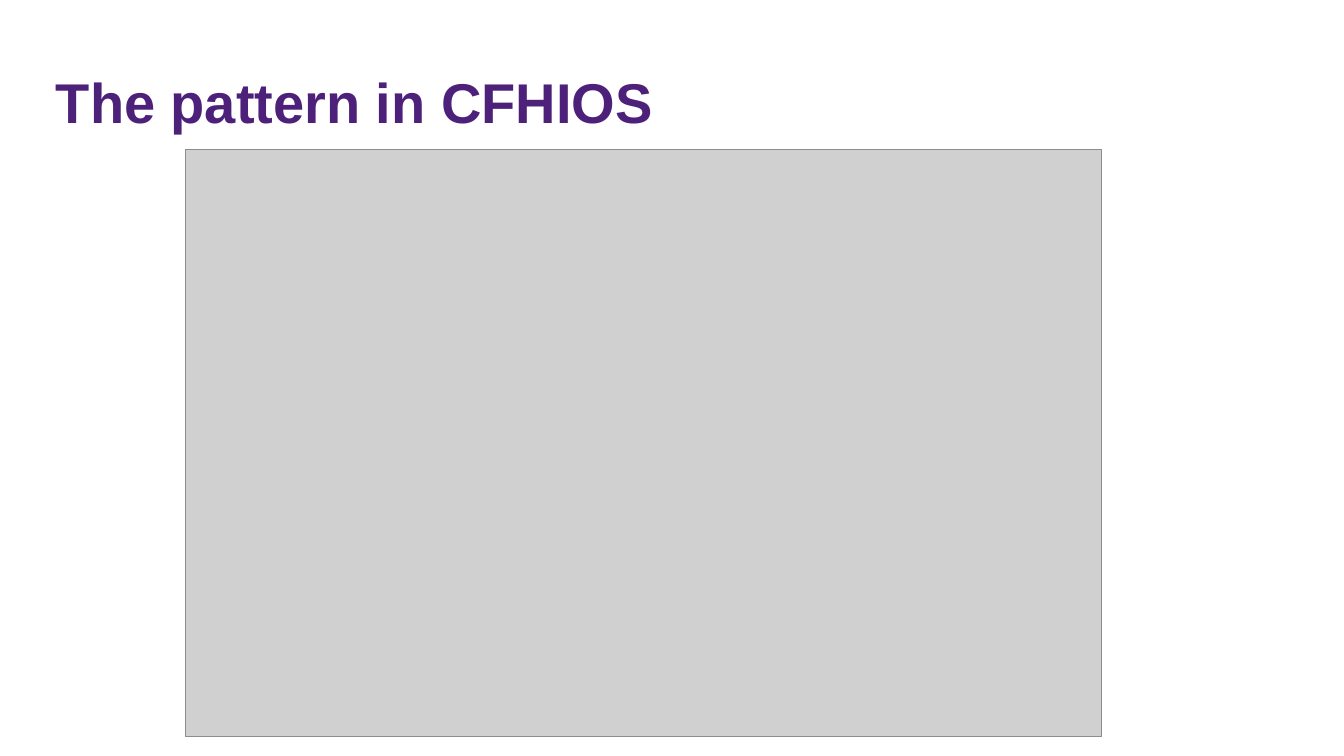
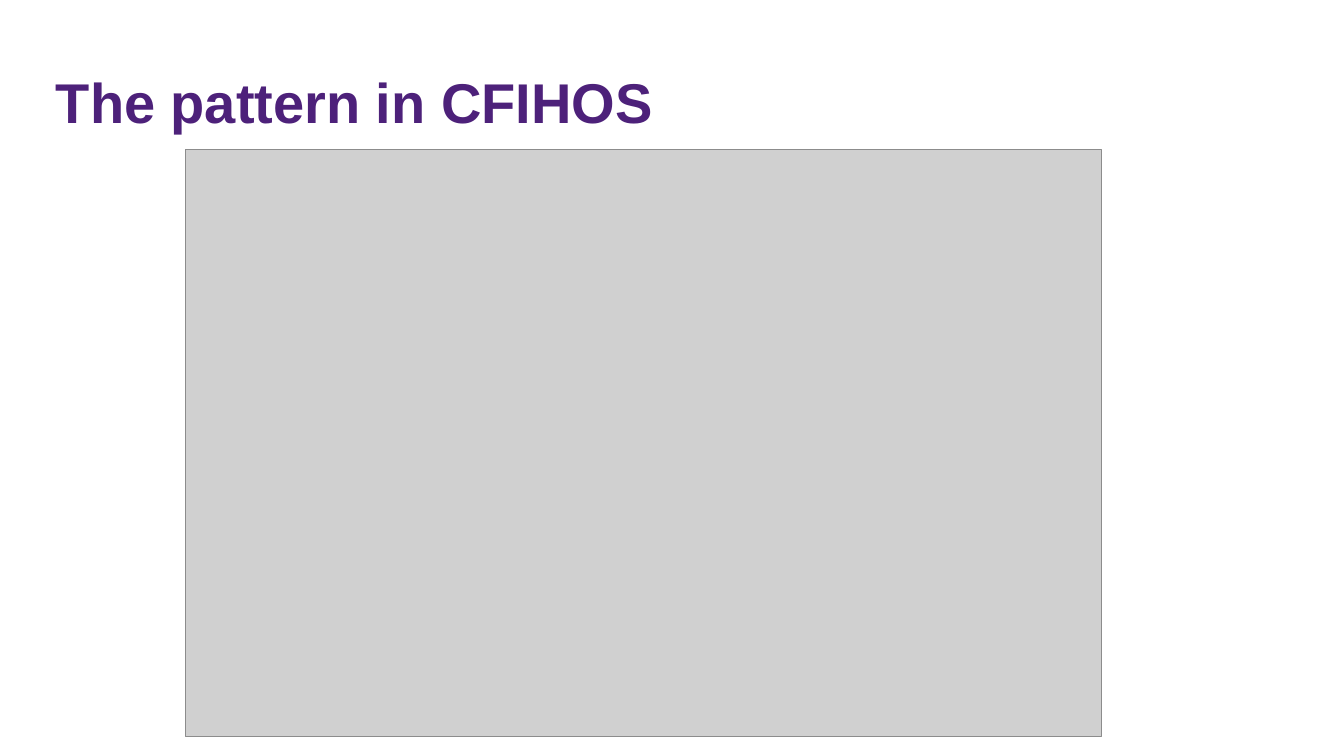
Before and after one commit to tecnomod-um/cfihos, a slide deck: slide 33 of docs/cfihos-ontology.pptx. Drawn at 1344x756 pixels with LibreOffice and Linux fonts; fonts in the diff are those of the drawing; grey boxes stand for pictures. Boxes give left, top, right and bottom in pixels: in the first picture for what was removed or moved away, otherwise in the second. Text is boxed around its words. In the diff, an @@ line names an element or a change of style, - is before the commit and + after.

```diff
--- a/docs/cfihos-ontology.pptx
+++ b/docs/cfihos-ontology.pptx
@@ title at (56, 82, 652, 133): text changed @@
-The pattern in CFHIOS
+The pattern in CFIHOS
```
Also in this commit, not shown: 7 other slides changed.
